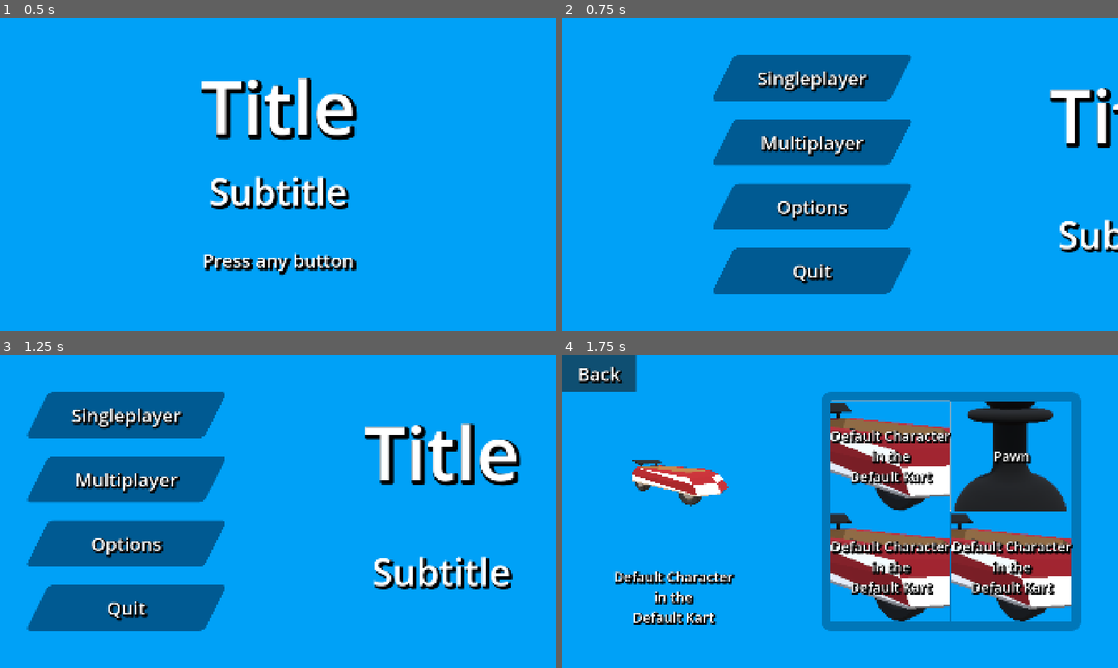
Above: before the commit, frames 1-4 (two rows, left to right).
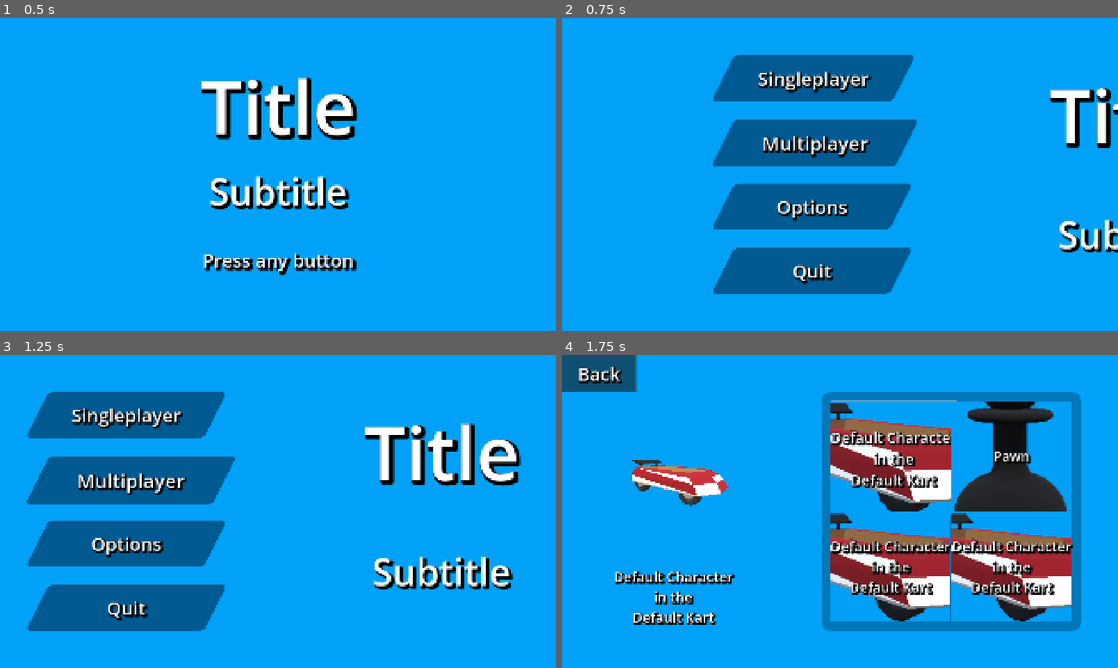
Above: after the commit, the same moments.

Repository: CISC-486-Game-Development-Project/cisc-486-game-development-project
Game: Godot game, scene res://Scenes/Menus/TitleScreen/title_screen.tscn
The game is run twice, just before and just after one commit, with the same random seed, the same clock (stepped at 60 frames per second) and the same inputs. The engine's default icon, where the game draws it, is replaced by a stand-in: a white triangle on a blue panel in a dark square. Sound files missing from this copy of the repository are replaced by a short silence.
Inputs (mouse positions are in pixels of both pictures, inside the frame that each line leads up to):
- Up to frame 1 (0.5 s): no input
- Up to frame 2 (0.75 s): tap Enter at 0.5 s; move the mouse to (962, 158) at 0.52 s; hold D (Right) from 0.53 s (still down); hold P (Drift) from 0.53 s (still down); click (962, 158) at 0.67 s
- Up to frame 3 (1.25 s): keep holding D (Right); keep holding P (Drift)
- Up to frame 4 (1.75 s): release D (Right) at 1.25 s; release P (Drift) at 1.25 s; click "Singleplayer" at 1.25 s

Frame 1 is identical in both runs. In frame 2, 2.1% of the frame differs, in the area x 27-64%, y 11-48%; in frame 3, 1.5%; in frame 4, 2.9%, in the area x 48-71%, y 14-52%.

Commit message:
Added Main Menu Theme
Added theme for main menu, as well as small tween animations.

Diff:
--- /dev/null
+++ b/Resources/MenuThemes/main_menu_theme.tres
@@ -0,0 +1,29 @@
+[gd_resource type="Theme" format=3 uid="uid://ca0itqn64c6ls"]
+
+[sub_resource type="StyleBoxFlat" id="StyleBoxFlat_xvvda"]
+bg_color = Color(0, 0.35686275, 0.5764706, 1)
+skew = Vector2(0.5, 0)
+corner_radius_top_left = 16
+corner_radius_top_right = 16
+corner_radius_bottom_right = 16
+corner_radius_bottom_left = 16
+
+[sub_resource type="StyleBoxFlat" id="StyleBoxFlat_tjevy"]
+bg_color = Color(0.3297306, 0.6186119, 0.91389346, 1)
+skew = Vector2(0.5, 0)
+border_width_left = 8
+border_width_top = 8
+border_width_right = 8
+border_width_bottom = 8
+border_color = Color(1, 1, 1, 1)
+corner_radius_top_left = 16
+corner_radius_top_right = 16
+corner_radius_bottom_right = 16
+corner_radius_bottom_left = 16
+
+[resource]
+Button/styles/disabled = SubResource("StyleBoxFlat_xvvda")
+Button/styles/focus = SubResource("StyleBoxFlat_tjevy")
+Button/styles/hover = SubResource("StyleBoxFlat_xvvda")
+Button/styles/normal = SubResource("StyleBoxFlat_xvvda")
+Button/styles/pressed = SubResource("StyleBoxFlat_xvvda")
--- a/Scenes/Menus/MainMenu/main_menu.gd
+++ b/Scenes/Menus/MainMenu/main_menu.gd
@@ -9,12 +9,22 @@
 
 # Onready Vars
 @onready var options_menu: CanvasLayer = $OptionsMenu
+@onready var button_container: VBoxContainer = $MarginContainer/HBoxContainer/ButtonContainer
+
+# Internal Vars
+var current_focus: Control
 
 func _ready() -> void:
 	# Connect button signals
 	start_button.pressed.connect(_on_start_pressed)
 	options_button.pressed.connect(_on_options_pressed)
 	quit_button.pressed.connect(_on_quit_pressed)
+
+	for button in button_container.get_children():
+		if button is Button:
+			button.mouse_entered.connect(button.grab_focus)
+
+	get_viewport().gui_focus_changed.connect(_on_focus_changed)
 
 	# Focus first button
 	start_button.grab_focus()
@@ -36,3 +46,17 @@
 ## Called when the quit button is pressed.
 func _on_quit_pressed() -> void:
 	get_tree().quit()
+
+## Called when focused control changes. Uses tweens to accentuate focused control.
+func _on_focus_changed(new_focus: Control) -> void:
+	var tween: Tween = get_tree().create_tween().set_parallel()
+
+	# Return old focus to normal
+	if current_focus:
+		tween.tween_property(current_focus, "scale", Vector2(1,1), 0.1)
+
+	# Set new focus
+	current_focus = new_focus
+
+	# Enlarge new focus
+	tween.tween_property(current_focus, "scale", Vector2(1.05,1.05), 0.1)
--- a/Scenes/Menus/MainMenu/main_menu.tscn
+++ b/Scenes/Menus/MainMenu/main_menu.tscn
@@ -2,18 +2,11 @@
 
 [ext_resource type="Script" uid="uid://33nyi808crfd" path="res://Scenes/Menus/MainMenu/main_menu.gd" id="1_yo6co"]
 [ext_resource type="AudioStream" uid="uid://cgpun0hsxpw5o" path="res://Assets/Audio/Music/KartTheme.wav" id="2_tb3ri"]
+[ext_resource type="Theme" uid="uid://ca0itqn64c6ls" path="res://Resources/MenuThemes/main_menu_theme.tres" id="3_gphap"]
 [ext_resource type="PackedScene" uid="uid://chopbamug8408" path="res://Scenes/Menus/OptionsMenu/options_menu.tscn" id="3_yobja"]
 
 [sub_resource type="StyleBoxFlat" id="StyleBoxFlat_t5fsa"]
 bg_color = Color(2.3102762e-06, 0.6323629, 0.9693813, 1)
-
-[sub_resource type="StyleBoxFlat" id="StyleBoxFlat_xvvda"]
-bg_color = Color(0, 0.35686275, 0.5764706, 1)
-skew = Vector2(0.5, 0)
-corner_radius_top_left = 16
-corner_radius_top_right = 16
-corner_radius_bottom_right = 16
-corner_radius_bottom_left = 16
 
 [sub_resource type="LabelSettings" id="LabelSettings_t5fsa"]
 font_size = 64
@@ -40,11 +33,12 @@
 anchor_bottom = 1.0
 grow_horizontal = 2
 grow_vertical = 2
+theme = ExtResource("3_gphap")
 script = ExtResource("1_yo6co")
 start_scene = "uid://dujko6vu4ilbf"
-start_button = NodePath("MarginContainer/HBoxContainer/VBoxContainer/SingleplayerButton")
-options_button = NodePath("MarginContainer/HBoxContainer/VBoxContainer/OptionsButton")
-quit_button = NodePath("MarginContainer/HBoxContainer/VBoxContainer/QuitButton")
+start_button = NodePath("MarginContainer/HBoxContainer/ButtonContainer/SingleplayerButton")
+options_button = NodePath("MarginContainer/HBoxContainer/ButtonContainer/OptionsButton")
+quit_button = NodePath("MarginContainer/HBoxContainer/ButtonContainer/QuitButton")
 menu_music = ExtResource("2_tb3ri")
 
 [node name="Panel" type="Panel" parent="." unique_id=1246378781]
@@ -73,27 +67,16 @@
 layout_mode = 2
 theme_override_constants/separation = 512
 
-[node name="VBoxContainer" type="VBoxContainer" parent="MarginContainer/HBoxContainer" unique_id=1008553731]
+[node name="ButtonContainer" type="VBoxContainer" parent="MarginContainer/HBoxContainer" unique_id=1008553731]
 layout_mode = 2
 size_flags_horizontal = 3
 theme_override_constants/separation = 64
 
-[node name="SingleplayerButton" type="Button" parent="MarginContainer/HBoxContainer/VBoxContainer" unique_id=856623567]
+[node name="SingleplayerButton" type="Button" parent="MarginContainer/HBoxContainer/ButtonContainer" unique_id=856623567]
 layout_mode = 2
 size_flags_vertical = 3
-flat = true
 
-[node name="Panel" type="Panel" parent="MarginContainer/HBoxContainer/VBoxContainer/SingleplayerButton" unique_id=1537802614]
-layout_mode = 1
-anchors_preset = 15
-anchor_right = 1.0
-anchor_bottom = 1.0
-grow_horizontal = 2
-grow_vertical = 2
-mouse_filter = 2
-theme_override_styles/panel = SubResource("StyleBoxFlat_xvvda")
-
-[node name="Label" type="Label" parent="MarginContainer/HBoxContainer/VBoxContainer/SingleplayerButton" unique_id=1827638713]
+[node name="Label" type="Label" parent="MarginContainer/HBoxContainer/ButtonContainer/SingleplayerButton" unique_id=1827638713]
 layout_mode = 1
 anchors_preset = 15
 anchor_right = 1.0
@@ -105,22 +88,11 @@
 horizontal_alignment = 1
 vertical_alignment = 1
 
-[node name="MultiplayerButton" type="Button" parent="MarginContainer/HBoxContainer/VBoxContainer" unique_id=1746182648]
+[node name="MultiplayerButton" type="Button" parent="MarginContainer/HBoxContainer/ButtonContainer" unique_id=1746182648]
 layout_mode = 2
 size_flags_vertical = 3
-flat = true
 
-[node name="Panel" type="Panel" parent="MarginContainer/HBoxContainer/VBoxContainer/MultiplayerButton" unique_id=1220239168]
-layout_mode = 1
-anchors_preset = 15
-anchor_right = 1.0
-anchor_bottom = 1.0
-grow_horizontal = 2
-grow_vertical = 2
-mouse_filter = 2
-theme_override_styles/panel = SubResource("StyleBoxFlat_xvvda")
-
-[node name="Label" type="Label" parent="MarginContainer/HBoxContainer/VBoxContainer/MultiplayerButton" unique_id=196637470]
+[node name="Label" type="Label" parent="MarginContainer/HBoxContainer/ButtonContainer/MultiplayerButton" unique_id=196637470]
 layout_mode = 1
 anchors_preset = 15
 anchor_right = 1.0
@@ -132,22 +104,11 @@
 horizontal_alignment = 1
 vertical_alignment = 1
 
-[node name="OptionsButton" type="Button" parent="MarginContainer/HBoxContainer/VBoxContainer" unique_id=2117550020]
+[node name="OptionsButton" type="Button" parent="MarginContainer/HBoxContainer/ButtonContainer" unique_id=2117550020]
 layout_mode = 2
 size_flags_vertical = 3
-flat = true
 
-[node name="Panel" type="Panel" parent="MarginContainer/HBoxContainer/VBoxContainer/OptionsButton" unique_id=550062518]
-layout_mode = 1
-anchors_preset = 15
-anchor_right = 1.0
-anchor_bottom = 1.0
-grow_horizontal = 2
-grow_vertical = 2
-mouse_filter = 2
-theme_override_styles/panel = SubResource("StyleBoxFlat_xvvda")
-
-[node name="Label" type="Label" parent="MarginContainer/HBoxContainer/VBoxContainer/OptionsButton" unique_id=501615731]
+[node name="Label" type="Label" parent="MarginContainer/HBoxContainer/ButtonContainer/OptionsButton" unique_id=501615731]
 layout_mode = 1
 anchors_preset = 15
 anchor_right = 1.0
@@ -159,22 +120,11 @@
 horizontal_alignment = 1
 vertical_alignment = 1
 
-[node name="QuitButton" type="Button" parent="MarginContainer/HBoxContainer/VBoxContainer" unique_id=1379466379]
+[node name="QuitButton" type="Button" parent="MarginContainer/HBoxContainer/ButtonContainer" unique_id=1379466379]
 layout_mode = 2
 size_flags_vertical = 3
-flat = true
 
-[node name="Panel" type="Panel" parent="MarginContainer/HBoxContainer/VBoxContainer/QuitButton" unique_id=660540438]
-layout_mode = 1
-anchors_preset = 15
-anchor_right = 1.0
-anchor_bottom = 1.0
-grow_horizontal = 2
-grow_vertical = 2
-mouse_filter = 2
-theme_override_styles/panel = SubResource("StyleBoxFlat_xvvda")
-
-[node name="Label" type="Label" parent="MarginContainer/HBoxContainer/VBoxContainer/QuitButton" unique_id=570228899]
+[node name="Label" type="Label" parent="MarginContainer/HBoxContainer/ButtonContainer/QuitButton" unique_id=570228899]
 layout_mode = 1
 anchors_preset = 15
 anchor_right = 1.0
